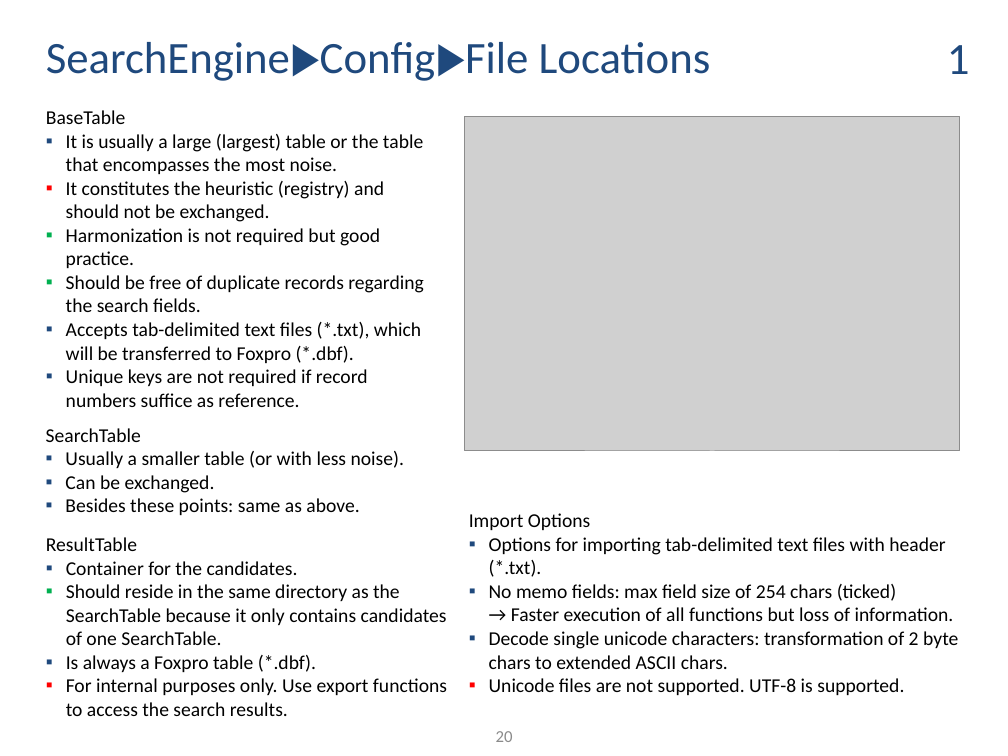
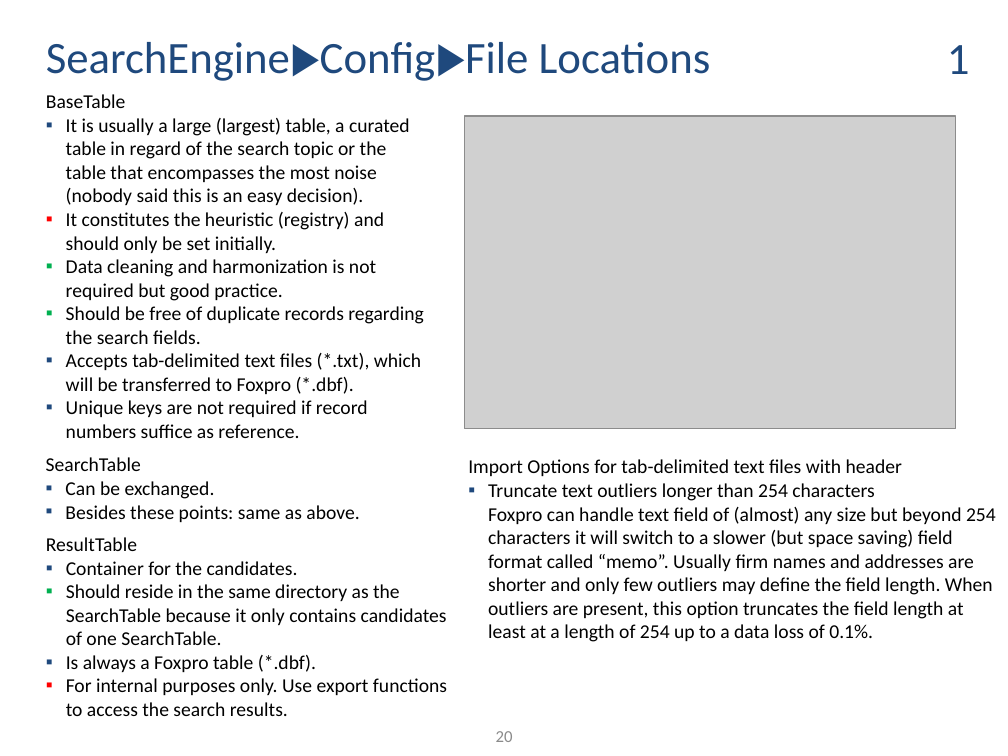
Before and after one commit to ThorstenDoherr/searchengine, a slide deck: slide 20 of doc/Manual.pptx. Drawn at 1008x756 pixels with LibreOffice and Linux fonts; fonts in the diff are those of the drawing; grey boxes stand for pictures. Boxes give left, top, right and bottom in pixels: in the first picture for what was removed or moved away, otherwise in the second. Text is boxed around its words. In the diff, an @@ line names an element or a change of style, - is before the commit and + after.

```diff
--- a/doc/Manual.pptx
+++ b/doc/Manual.pptx
@@ text "BaseTable": place and size @@
-text "BaseTable" at <box>46,110,424,407</box>
+text "BaseTable" at <box>46,94,424,438</box>
@@ text at <box>66,118,410,301</box>: text changed @@
-  ▪ It is usually a large (largest) table or the table that encompasses the most noise.
-  ▪ It constitutes the heuristic (registry) and should not be exchanged.
-  ▪ Harmonization is not required but good practice.
+  ▪ It is usually a large (largest) table, a curated table in regard of the search topic or the table that encompasses the most noise (nobody said this is an easy decision).
+  ▪ It constitutes the heuristic (registry) and should only be set initially.
+  ▪ Data cleaning and harmonization is not required but good practice.
@@ picture: place and size @@
-picture at <box>465,116,961,451</box>
+picture at <box>465,116,957,428</box>
@@ text "SearchTable": place and size @@
-text "SearchTable" at <box>46,428,404,515</box>
+text "SearchTable" at <box>46,457,359,522</box>
@@ text at <box>65,451,404,468</box>: paragraph removed @@
-  ▪ Usually a smaller table (or with less noise).
@@ text at <box>468,459,996,642</box>: text changed @@
-Import Options
-  ▪ Options for importing tab-delimited text files with header (*.txt).
-  ▪ No memo fields: max field size of 254 chars (ticked)
-    → Faster execution of all functions but loss of information.
-  ▪ Decode single unicode characters: transformation of 2 byte chars to extended ASCII chars.
-  ▪ Unicode files are not supported. UTF-8 is supported.
+Import Options for tab-delimited text files with header
+  ▪ Truncate text outliers longer than 254 characters
+    Foxpro can handle text field of (almost) any size but beyond 254 characters it will switch to a slower (but space saving) field format called “memo”. Usually firm names and addresses are shorter and only few outliers may define the field length. When outliers are present, this option truncates the field length at least at a length of 254 up to a data loss of 0.1%.
```
Also in this commit, not shown: 8 other slides changed, 1 other file.
